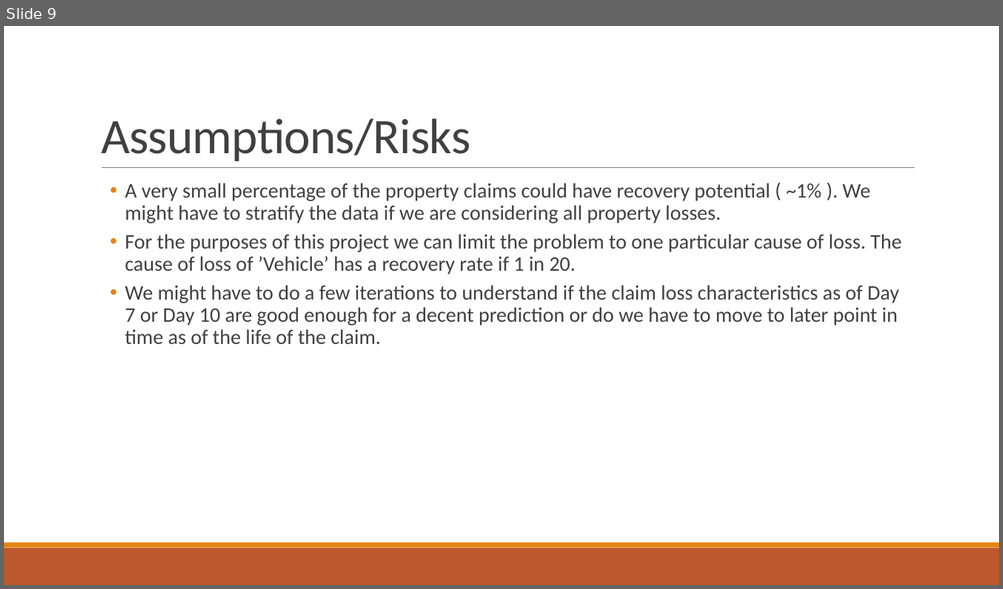
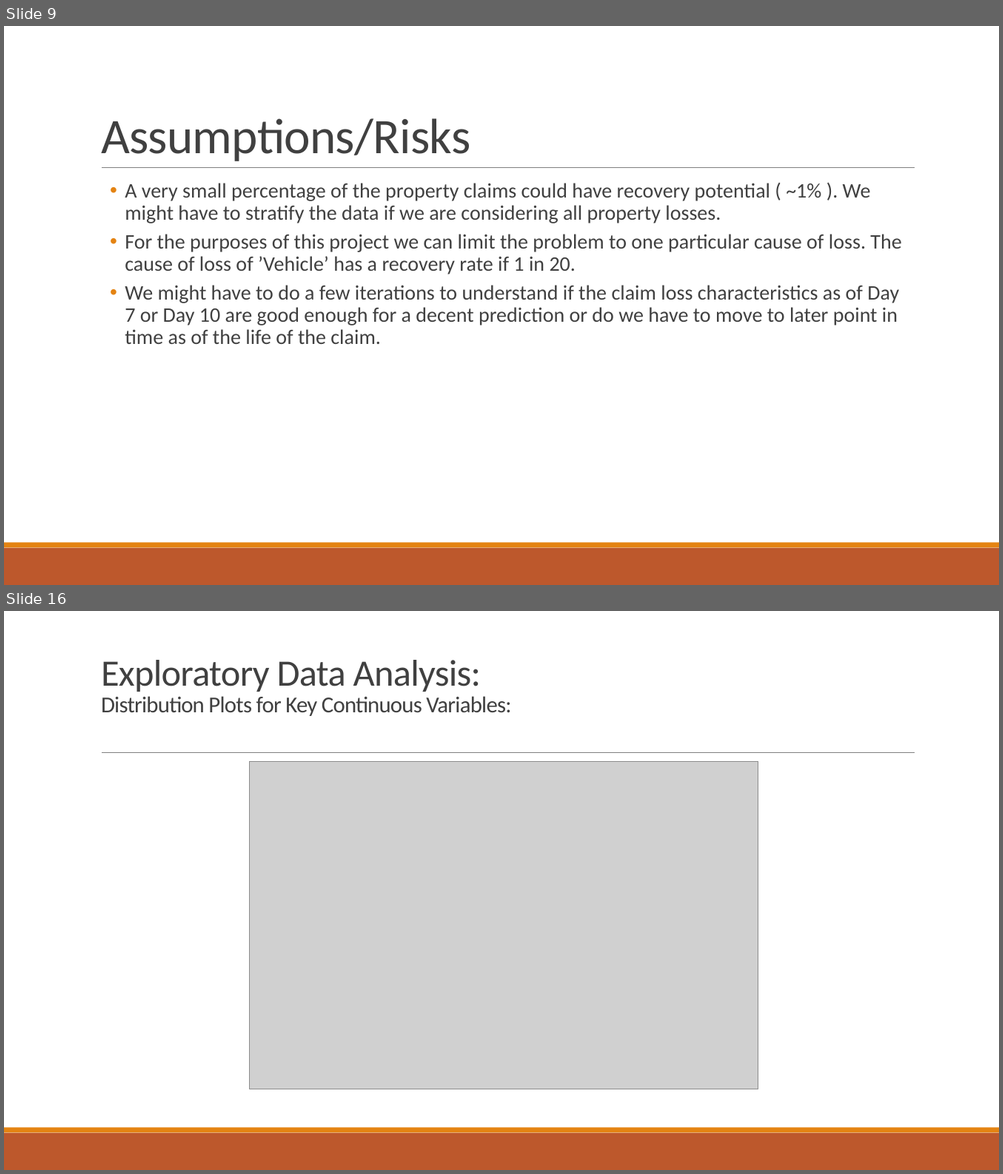
Before and after one commit to hkalavala/DS_SM_15_HK, a slide deck: projects/final-project/GA Project - HK.pptx. Shown one above the other, each under a label of ours: slide 9 before the commit, slides 9 and 16 after it; the slides between them are not shown. The pictures are 1003x589 and 1003x1174 pixels, drawn with LibreOffice and Linux fonts; fonts in the diff are those of the drawing; grey boxes stand for pictures. Boxes give left, top, right and bottom in pixels: in the first picture for what was removed or moved away, otherwise in the second. Text is boxed around its words. In the diff, an @@ line names an element or a change of style, - is before the commit and + after.

```diff
--- a/projects/final-project/GA Project - HK.pptx
+++ b/projects/final-project/GA Project - HK.pptx
@@ slide 16 added at (4,611,999,1170), background #FFFFFF; not listed: 3 template elements that a slide beside it also shows @@
@@ title added at (101,660,511,716), 22 pt, text #404040 @@
+Exploratory Data Analysis:
+Distribution Plots for Key Continuous Variables:
@@ picture added at (250,762,758,1090) @@
```
Also in this commit, not shown: 1 slide changed, 8 other slides added, 1 other file.
